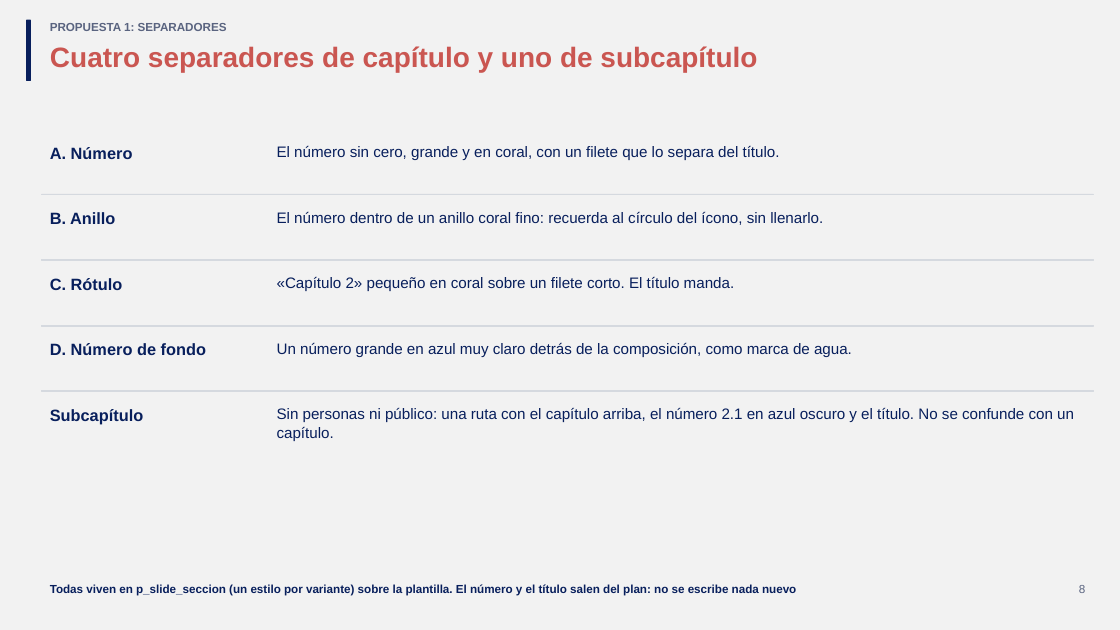
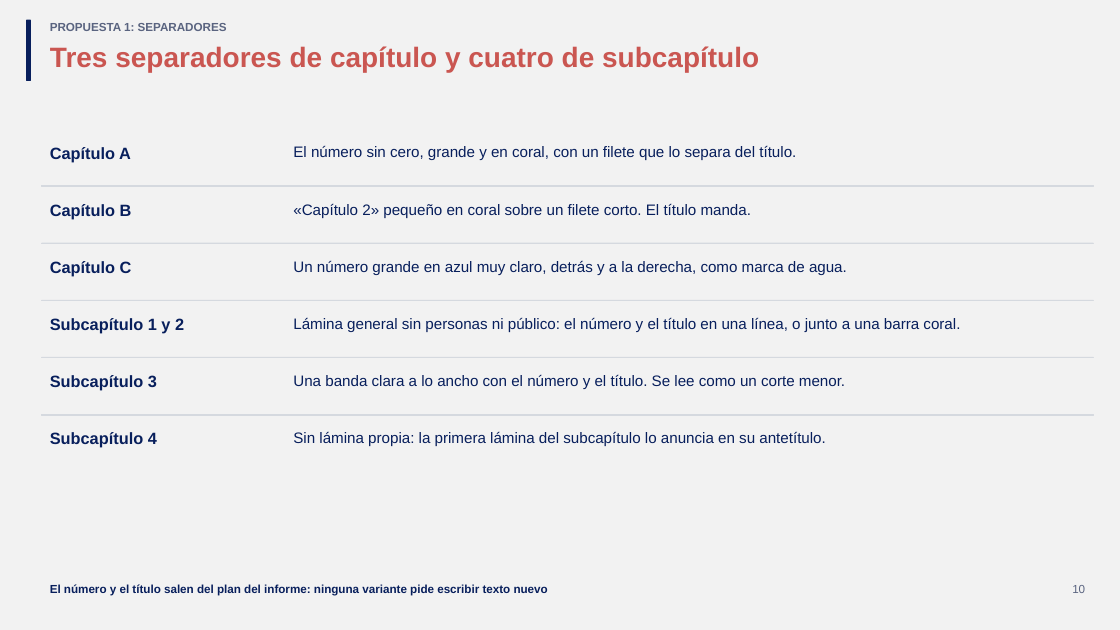
Before and after one commit to GonzaloAlmendariz/prosecnur-app, a slide deck: slide 10 of docs/qa/motor-ppt-2026-10-06/4-recetario/propuestas-rescatables.pptx (slide 8 before the commit). Drawn at 1120x630 pixels with LibreOffice and Linux fonts; fonts in the diff are those of the drawing; background and template pictures are left out. Boxes give left, top, right and bottom in pixels: in the first picture for what was removed or moved away, otherwise in the second. Text is boxed around its words. In the diff, an @@ line names an element or a change of style, - is before the commit and + after.

```diff
--- a/docs/qa/motor-ppt-2026-10-06/4-recetario/propuestas-rescatables.pptx
+++ b/docs/qa/motor-ppt-2026-10-06/4-recetario/propuestas-rescatables.pptx
@@ title at (x1=50, y1=46, x2=759, y2=72): text changed @@
-Cuatro separadores de capítulo y uno de subcapítulo
+Tres separadores de capítulo y cuatro de subcapítulo
@@ text at (x1=50, y1=147, x2=131, y2=162): text changed @@
-A. Número
+Capítulo A
@@ text "El número sin cero, grande ..." moved from (x1=277, y1=146, x2=780, y2=160) to (x1=293, y1=145, x2=796, y2=160) @@
@@ rectangle moved from (x1=41, y1=194, x2=1093, y2=195) to (x1=41, y1=186, x2=1093, y2=187) @@
@@ text at (x1=50, y1=204, x2=132, y2=219): text changed @@
-B. Anillo
+Capítulo B
@@ text "«Capítulo 2» pequeño en coral ..." moved from (x1=277, y1=277, x2=734, y2=291) to (x1=293, y1=204, x2=751, y2=218) @@
@@ text removed at (x1=277, y1=211, x2=823, y2=225) @@
-El número dentro de un anillo coral fino: recuerda al círculo del ícono, sin llenarlo.
@@ rectangle moved from (x1=41, y1=260, x2=1093, y2=260) to (x1=41, y1=243, x2=1093, y2=244) @@
@@ text at (x1=50, y1=261, x2=132, y2=277): text changed @@
-C. Rótulo
+Capítulo C
@@ text at (x1=293, y1=260, x2=847, y2=275): text changed @@
-Un número grande en azul muy claro detrás de la composición, como marca de agua.
+Un número grande en azul muy claro, detrás y a la derecha, como marca de agua.
@@ rectangle moved from (x1=41, y1=325, x2=1093, y2=326) to (x1=41, y1=300, x2=1093, y2=301) @@
@@ text at (x1=50, y1=318, x2=184, y2=334): text changed @@
-D. Número de fondo
+Subcapítulo 1 y 2
@@ text added at (x1=293, y1=317, x2=960, y2=332), 13 pt, text #081F5C @@
+Lámina general sin personas ni público: el número y el título en una línea, o junto a una barra coral.
@@ rectangle moved from (x1=41, y1=391, x2=1093, y2=392) to (x1=41, y1=357, x2=1093, y2=358) @@
@@ text at (x1=50, y1=375, x2=157, y2=391): text changed @@
-Subcapítulo
+Subcapítulo 3
@@ text at (x1=293, y1=375, x2=845, y2=389): text changed @@
-Sin personas ni público: una ruta con el capítulo arriba, el número 2.1 en azul oscuro y el título. No se confunde con un capítulo.
+Una banda clara a lo ancho con el número y el título. Se lee como un corte menor.
@@ rectangle added at (x1=41, y1=414, x2=1093, y2=415), fill #D5D9DF, outline #D5D9DF 0.25 pt @@
@@ text added at (x1=50, y1=432, x2=157, y2=448), 14 pt, text #081F5C, bold @@
+Subcapítulo 4
@@ text added at (x1=293, y1=431, x2=825, y2=446), 13 pt, text #081F5C @@
+Sin lámina propia: la primera lámina del subcapítulo lo anuncia en su antetítulo.
@@ text at (x1=50, y1=584, x2=548, y2=596): text changed @@
-Todas viven en p_slide_seccion (un estilo por variante) sobre la plantilla. El número y el título salen del plan: no se escribe nada nuevo
+El número y el título salen del plan del informe: ninguna variante pide escribir texto nuevo
@@ text at (x1=1072, y1=585, x2=1085, y2=593): text changed @@
-8
+10
```
Also in this commit, not shown: 11 other slides changed, 5 slides added, 1 slide removed, 2 other files.
